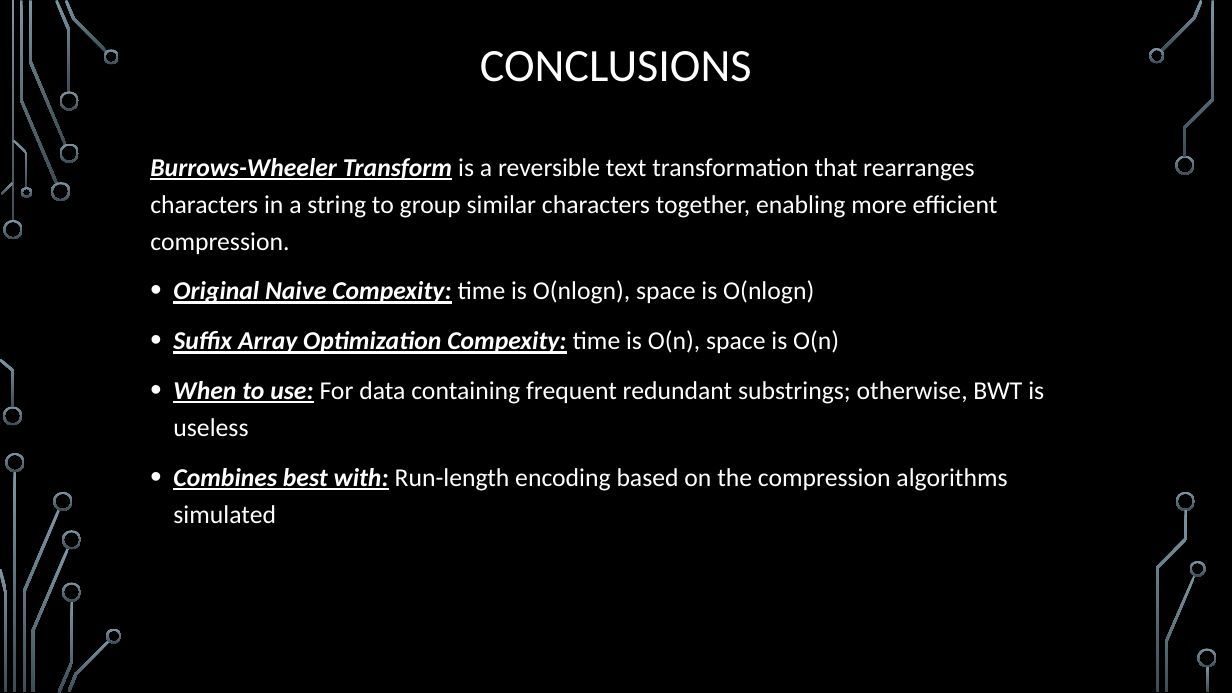
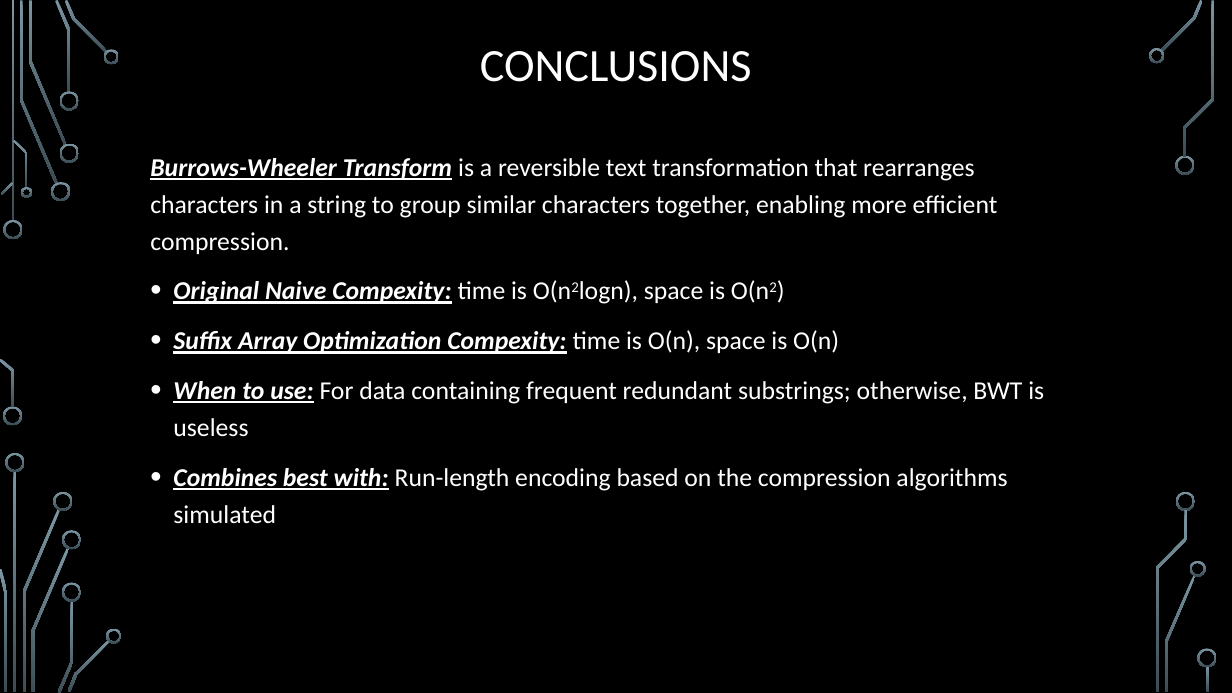
Before and after one commit to markfloryan/advalgo_projects, a slide deck: slide 15 of projects/11-burrowsWheelerTransform/slides/lecture_BurrowsWheelerTransform.pptx.pptx. Drawn at 1232x693 pixels with LibreOffice and Linux fonts; fonts in the diff are those of the drawing; background and template pictures are left out. Boxes give left, top, right and bottom in pixels: in the first picture for what was removed or moved away, otherwise in the second. Text is boxed around its words. In the diff, an @@ line names an element or a change of style, - is before the commit and + after.

```diff
--- a/projects/11-burrowsWheelerTransform/slides/lecture_BurrowsWheelerTransform.pptx.pptx
+++ b/projects/11-burrowsWheelerTransform/slides/lecture_BurrowsWheelerTransform.pptx.pptx
@@ text at [173,280,769,304]: text changed @@
-• Original Naive Compexity: time is O(nlogn), space is O(nlogn)
+• Original Naive Compexity: time is O(n2logn), space is O(n2)
```
Also in this commit, not shown: 1 other file.
